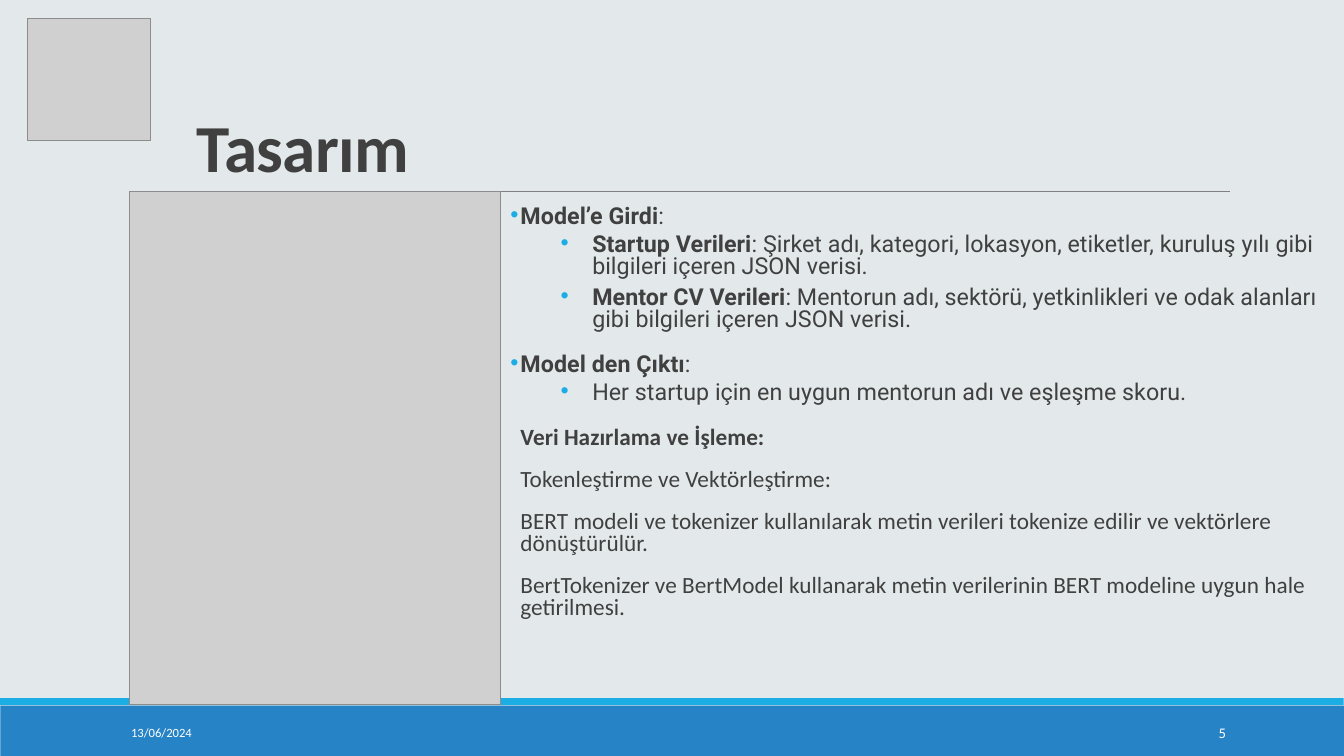
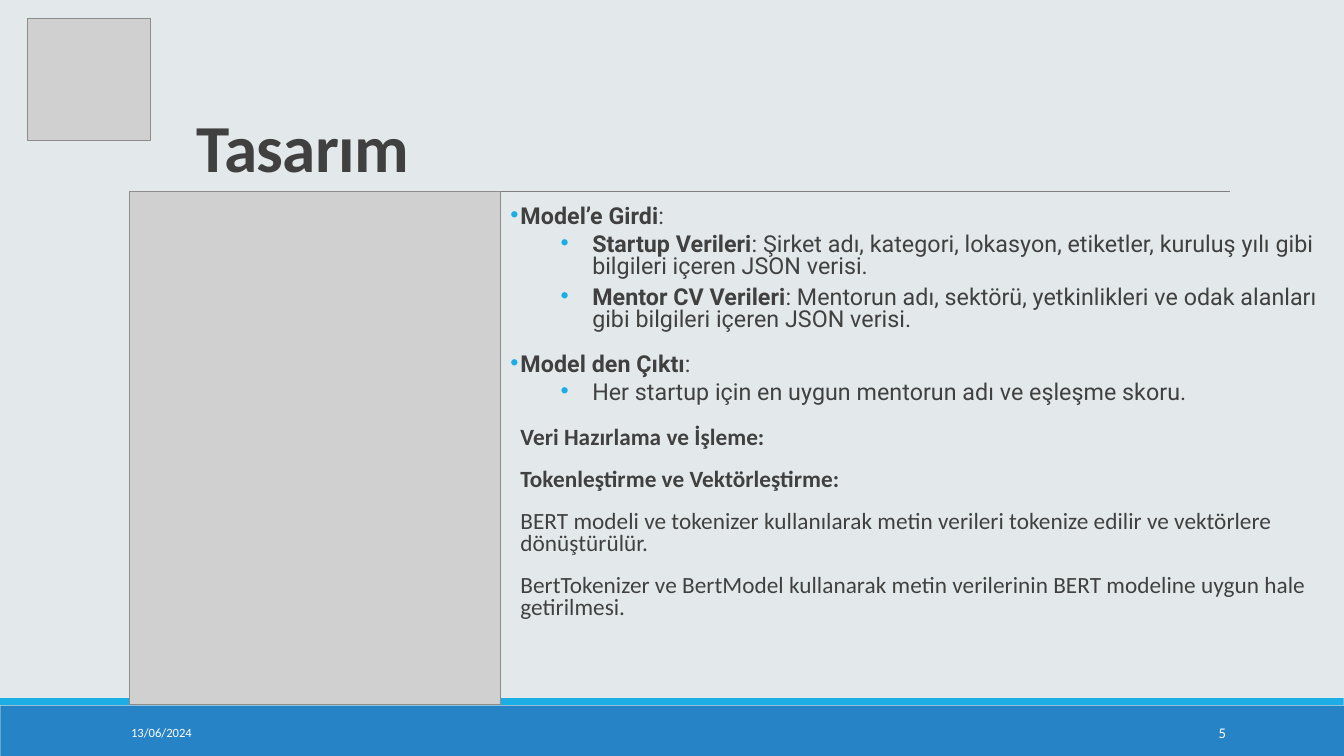
Before and after one commit to hmyrcmn/bitirme, a slide deck: slide 5 of 19360859053_HumeyraCimen_BitirmeSunum.pptx. Drawn at 1344x756 pixels with LibreOffice and Linux fonts; fonts in the diff are those of the drawing; grey boxes stand for pictures. Boxes give left, top, right and bottom in pixels: in the first picture for what was removed or moved away, otherwise in the second. Text is boxed around its words. In the diff, an @@ line names an element or a change of style, - is before the commit and + after.

```diff
--- a/19360859053_HumeyraCimen_BitirmeSunum.pptx
+++ b/19360859053_HumeyraCimen_BitirmeSunum.pptx
@@ text at (520, 470, 840, 491): bold on in "Tokenleştirme ve Vektörleştirme:" @@
```
Also in this commit, not shown: 4 other slides changed, 1 slide added, 1 other file.
